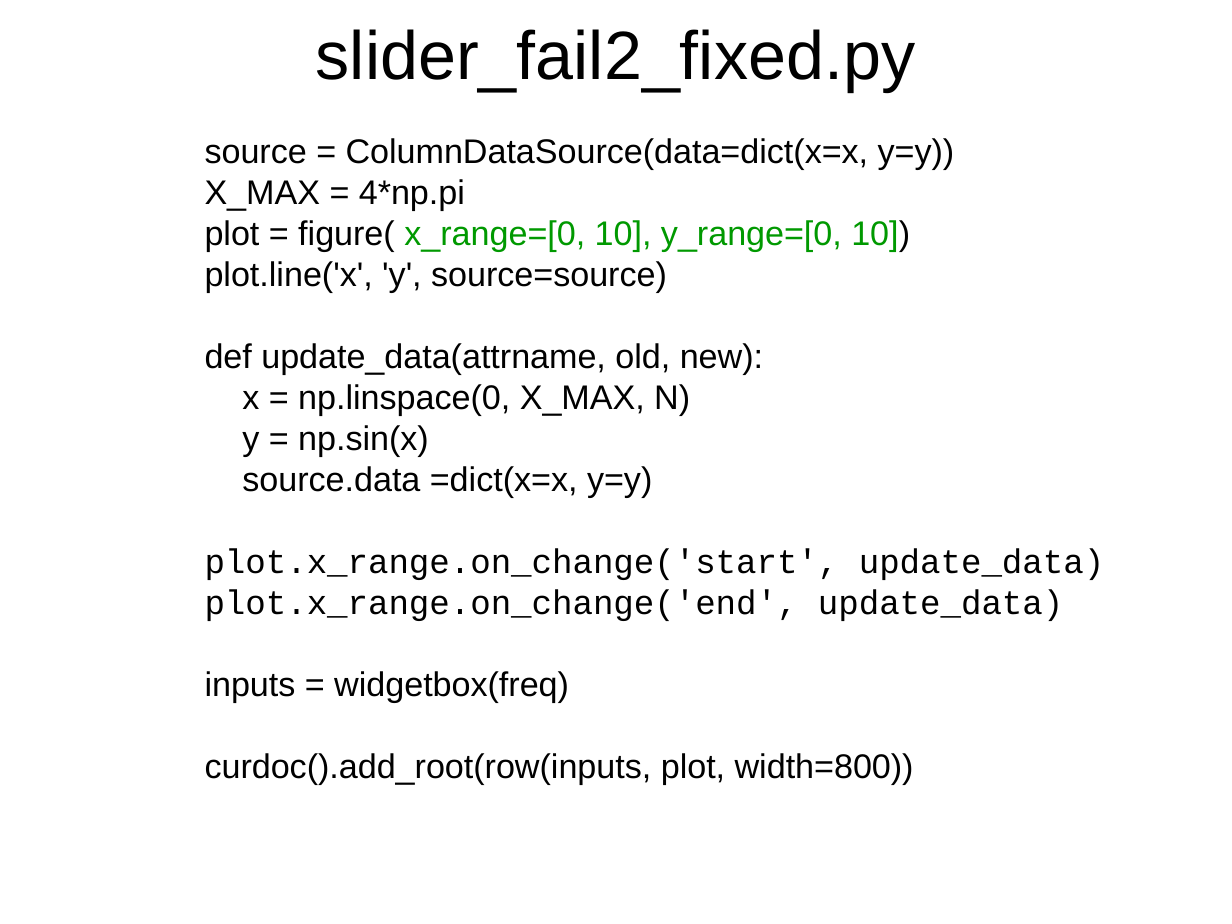
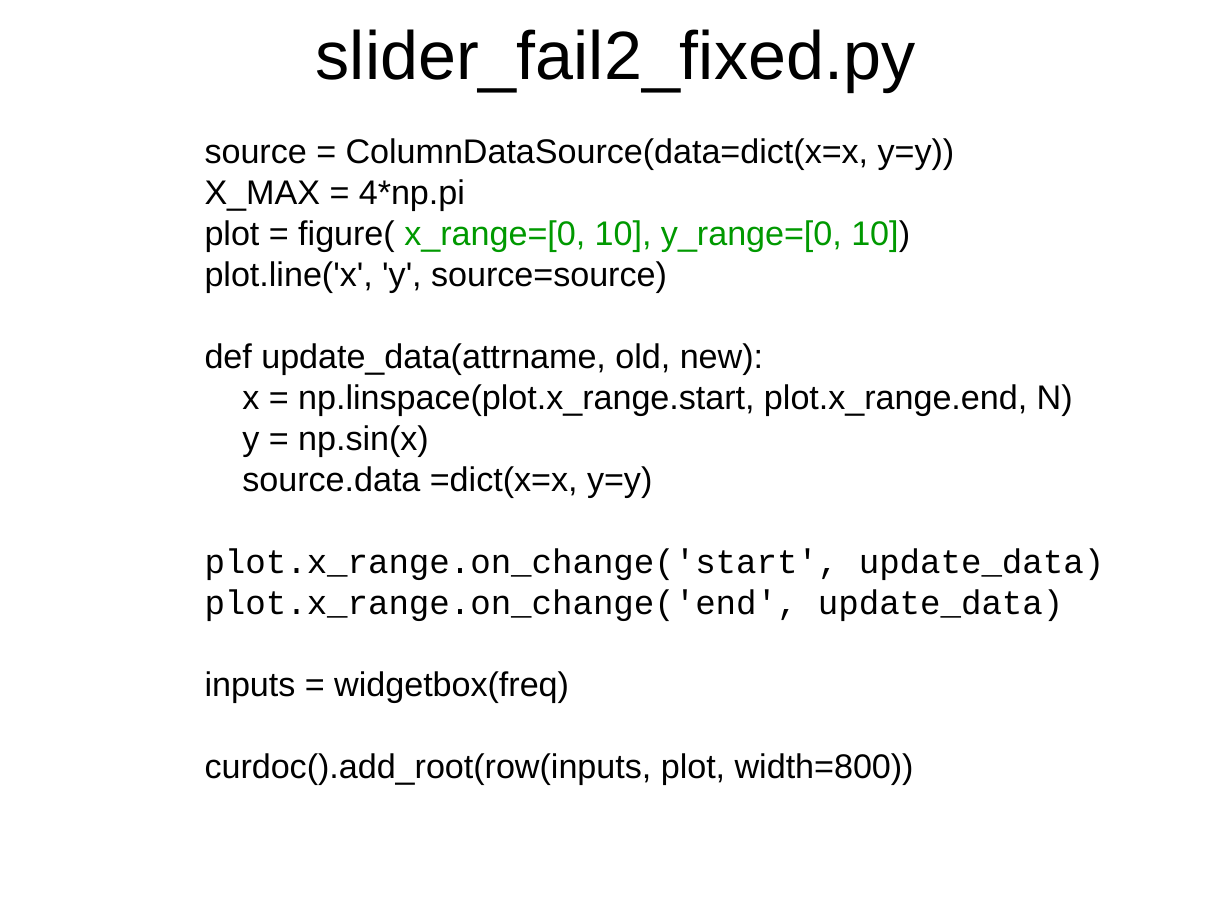
Before and after one commit to Inqbus/python_summit, a slide deck: slide 58 of vortrag/bokeh_sandra.odp. Drawn at 1232x924 pixels with LibreOffice and Linux fonts; fonts in the diff are those of the drawing. Boxes give left, top, right and bottom in pixels: in the first picture for what was removed or moved away, otherwise in the second. Text is boxed around its words. In the diff, an @@ line names an element or a change of style, - is before the commit and + after.

```diff
--- a/vortrag/bokeh_sandra.odp
+++ b/vortrag/bokeh_sandra.odp
@@ text at [242, 384, 1073, 416]: text changed @@
-x = np.linspace(0, X_MAX, N)
+x = np.linspace(plot.x_range.start, plot.x_range.end, N)
```
Also in this commit, not shown: 7 other slides changed.
